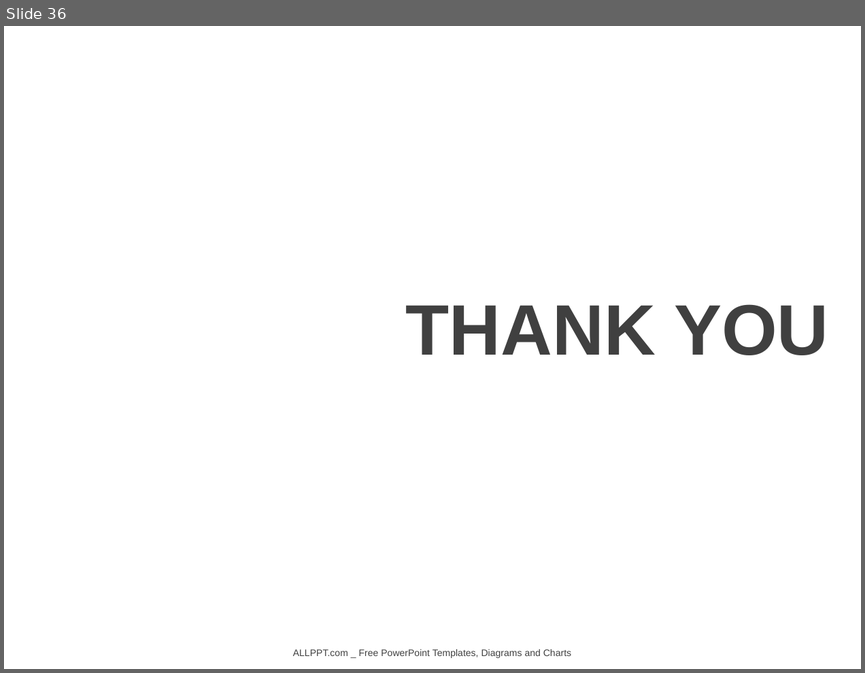
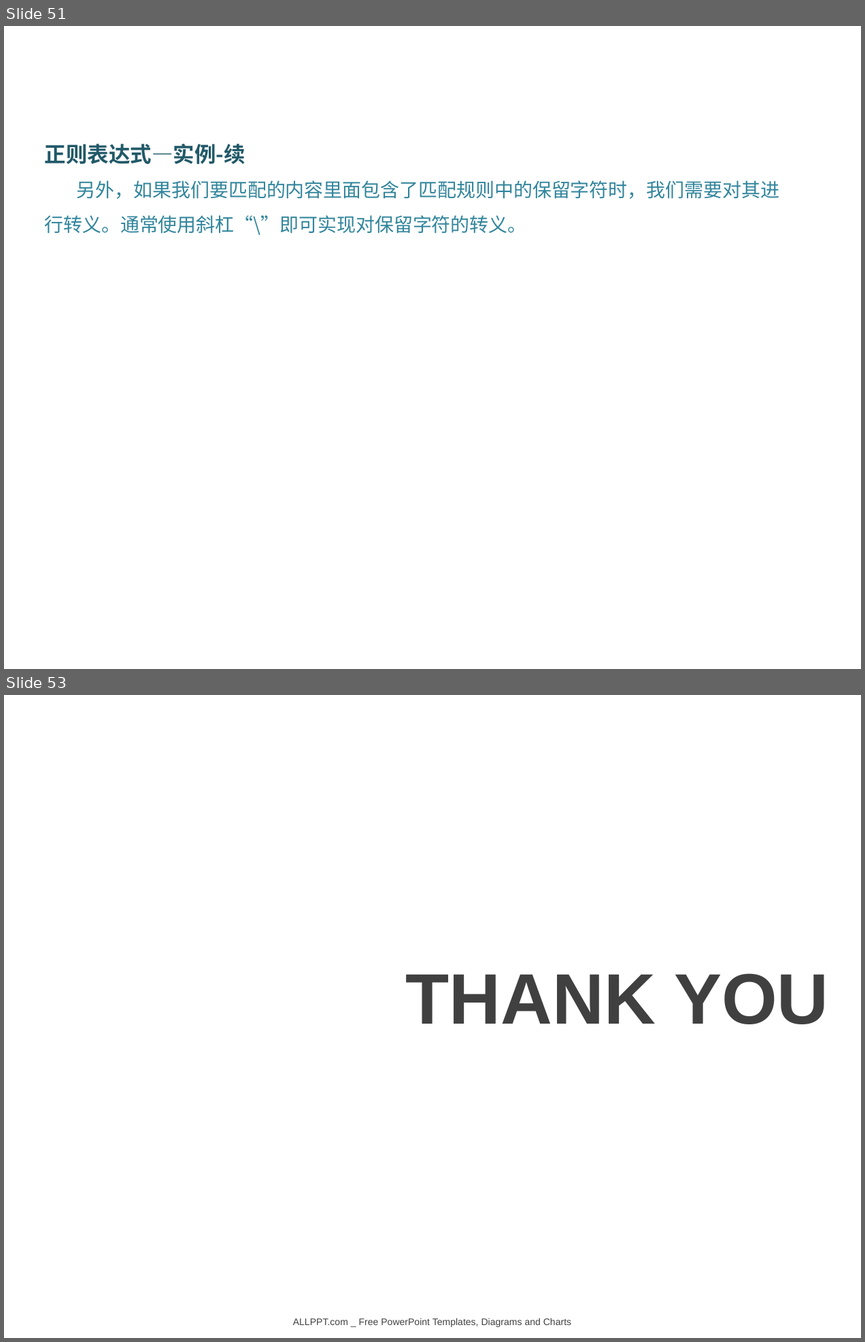
Before and after one commit to DataScienceCoding/Python-Web-Crawler, a slide deck: Python-Web-Crawler.pptx. Shown one above the other, each under a label of ours: slide 36 before the commit, slides 51 and 53 after it; the slides between them are not shown. The pictures are 865x673 and 865x1342 pixels, drawn with LibreOffice and Linux fonts; fonts in the diff are those of the drawing; background and template pictures are left out. Boxes give left, top, right and bottom in pixels: in the first picture for what was removed or moved away, otherwise in the second. Text is boxed around its words. In the diff, an @@ line names an element or a change of style, - is before the commit and + after.

```diff
--- a/Python-Web-Crawler.pptx
+++ b/Python-Web-Crawler.pptx
@@ slide 51 added at (4,26,861,669), background picture (left out) @@
@@ text added at (45,144,779,235), 16 pt, text #31859C @@
+正则表达式—实例-续
+另外，如果我们要匹配的内容里面包含了匹配规则中的保留字符时，我们需要对其进行转义。通常使用斜杠“\”即可实现对保留字符的转义。
@@ what was slide 36 is now slide 53 @@
```
Also in this commit, not shown: 16 other slides added, 7 other files.
